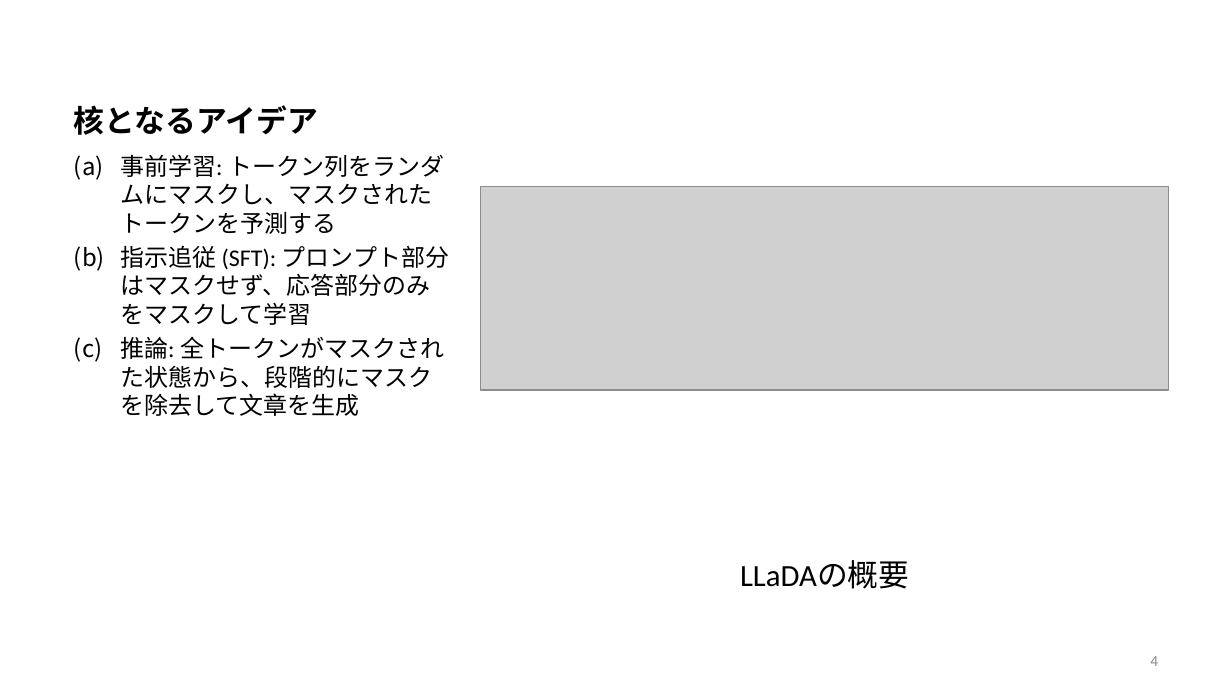
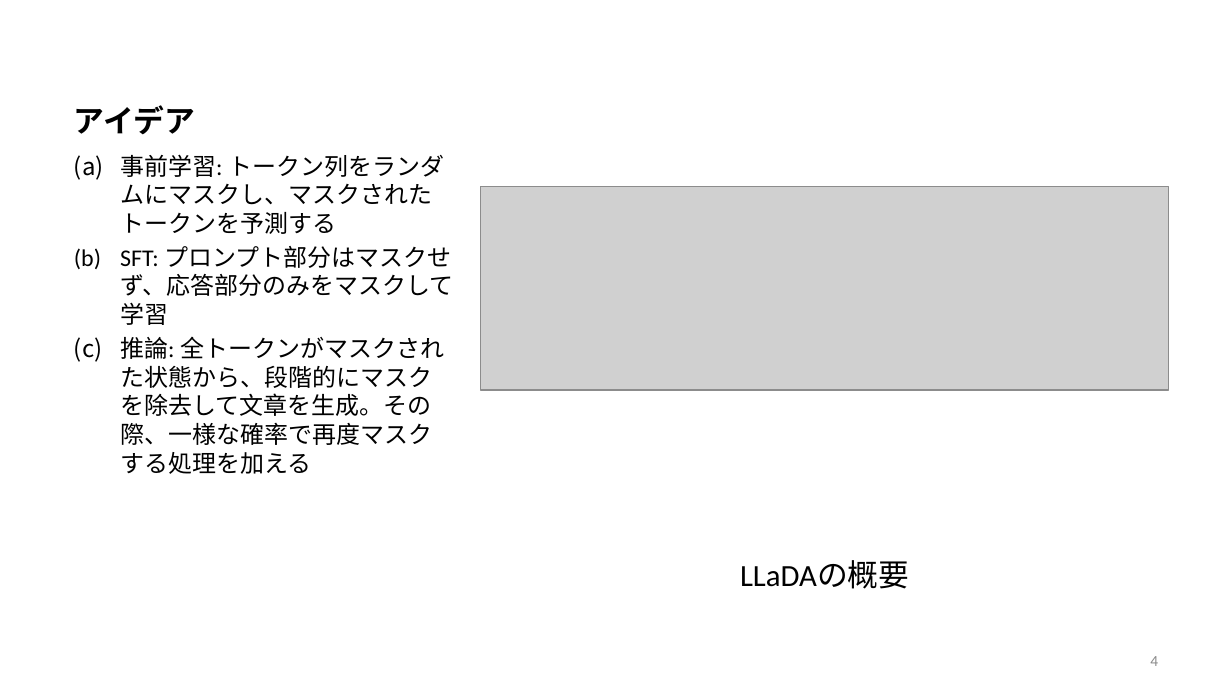
Before and after one commit to frinfo702/research-v1, a slide deck: slide 4 of presentation/decks/LLaDA/LLaDA_ja.pptx. Drawn at 1232x693 pixels with LibreOffice and Linux fonts; fonts in the diff are those of the drawing; grey boxes stand for pictures. Boxes give left, top, right and bottom in pixels: in the first picture for what was removed or moved away, otherwise in the second. Text is boxed around its words. In the diff, an @@ line names an element or a change of style, - is before the commit and + after.

```diff
--- a/presentation/decks/LLaDA/LLaDA_ja.pptx
+++ b/presentation/decks/LLaDA/LLaDA_ja.pptx
@@ title at [74,105,196,135]: text changed @@
-核となるアイデア
+アイデア
@@ text at [120,246,454,474]: text changed @@
-(b) 指示追従 (SFT): プロンプト部分はマスクせず、応答部分のみをマスクして学習
-(c) 推論: 全トークンがマスクされた状態から、段階的にマスクを除去して文章を生成
+(b) SFT: プロンプト部分はマスクせず、応答部分のみをマスクして学習
+(c) 推論: 全トークンがマスクされた状態から、段階的にマスクを除去して文章を生成。その際、一様な確率で再度マスクする処理を加える
```
Also in this commit, not shown: 14 other slides changed, 6 other files.
